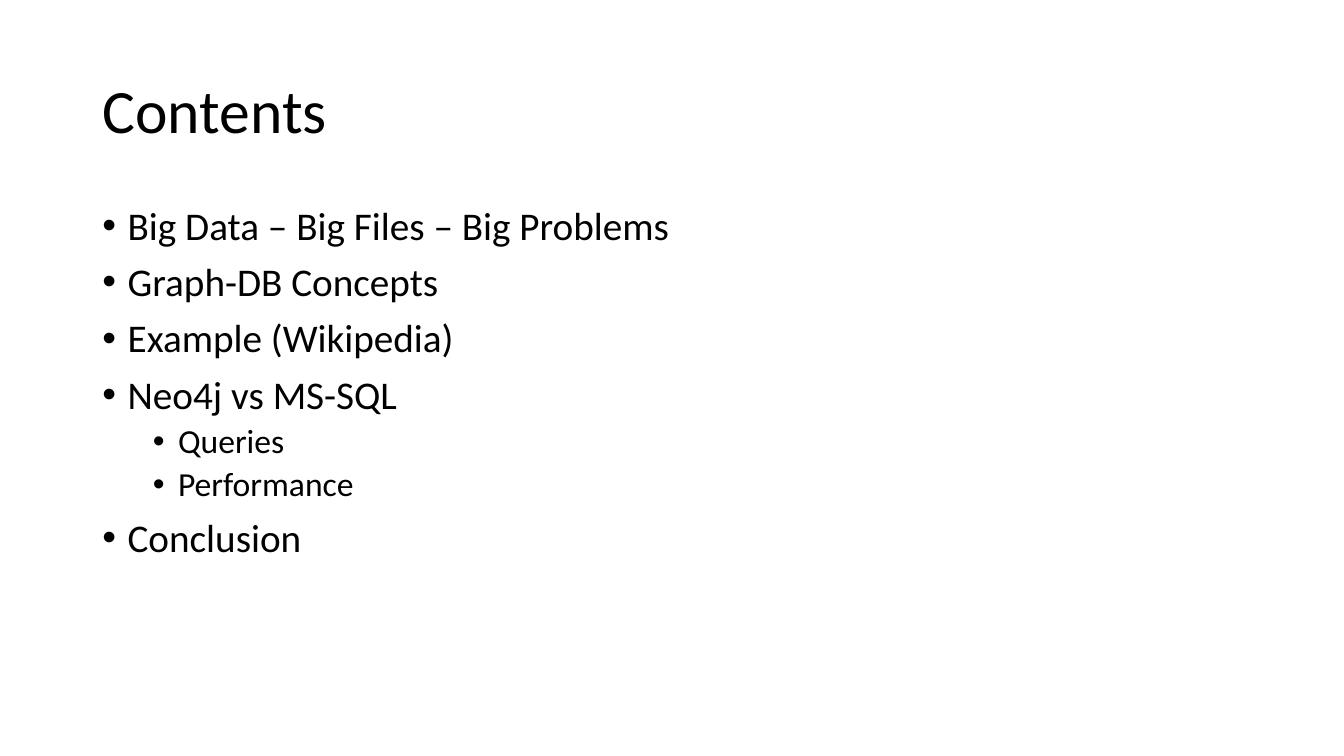
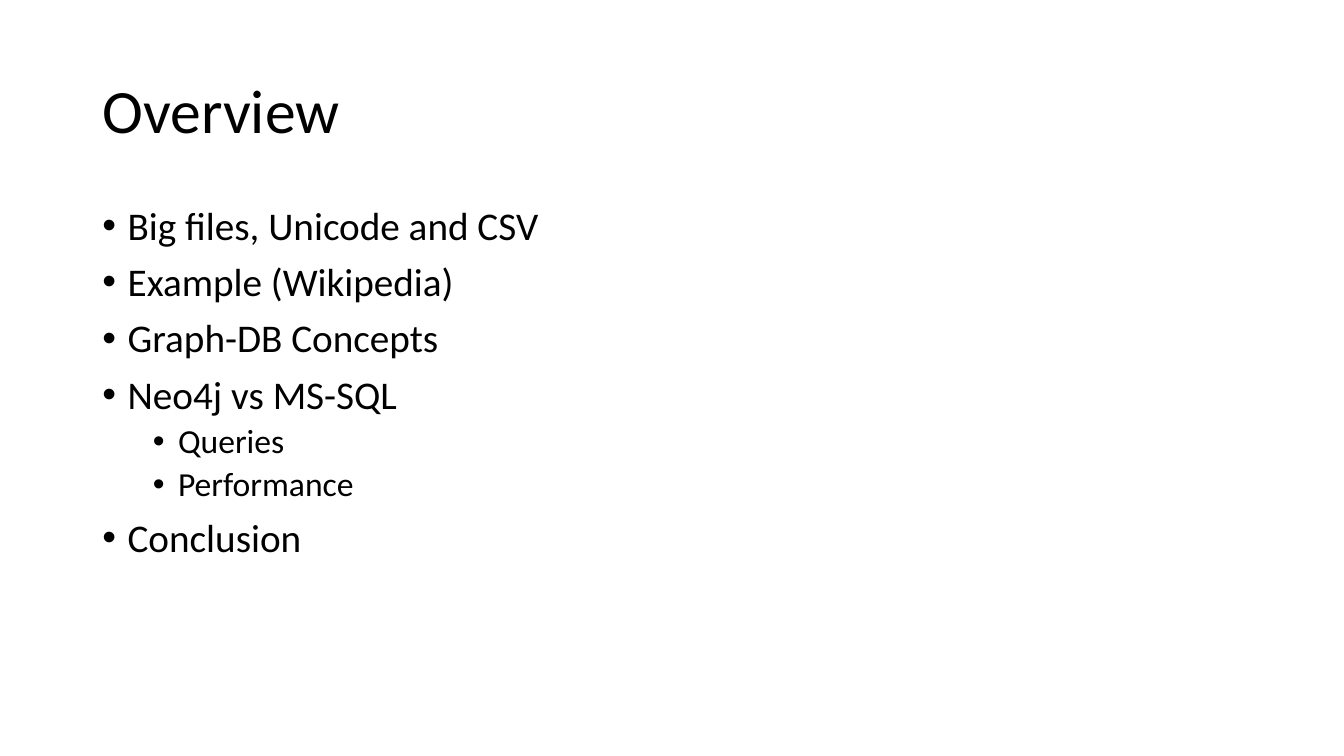
Before and after one commit to bernhardmgruber/philosophywiki, a slide deck: slide 2 of doc/presentation/Presentation.pptx. Drawn at 1344x756 pixels with LibreOffice and Linux fonts; fonts in the diff are those of the drawing. Boxes give left, top, right and bottom in pixels: in the first picture for what was removed or moved away, otherwise in the second. Text is boxed around its words. In the diff, an @@ line names an element or a change of style, - is before the commit and + after.

Commit message:
* added two slides for big files, unicode and csv * moved wikipedia example upward and added stats for english wikipedia

```diff
--- a/doc/presentation/Presentation.pptx
+++ b/doc/presentation/Presentation.pptx
@@ title at <box>102,90,339,134</box>: text changed @@
-Contents
+Overview
@@ text at <box>128,212,538,303</box>: text changed @@
-• Big Data – Big Files – Big Problems
+• Big files, Unicode and CSV
+• Example (Wikipedia)
@@ text at <box>128,323,454,359</box>: paragraph removed @@
-• Example (Wikipedia)
```
Also in this commit, not shown: 2 other slides changed, 1 slide added, 1 other file.
